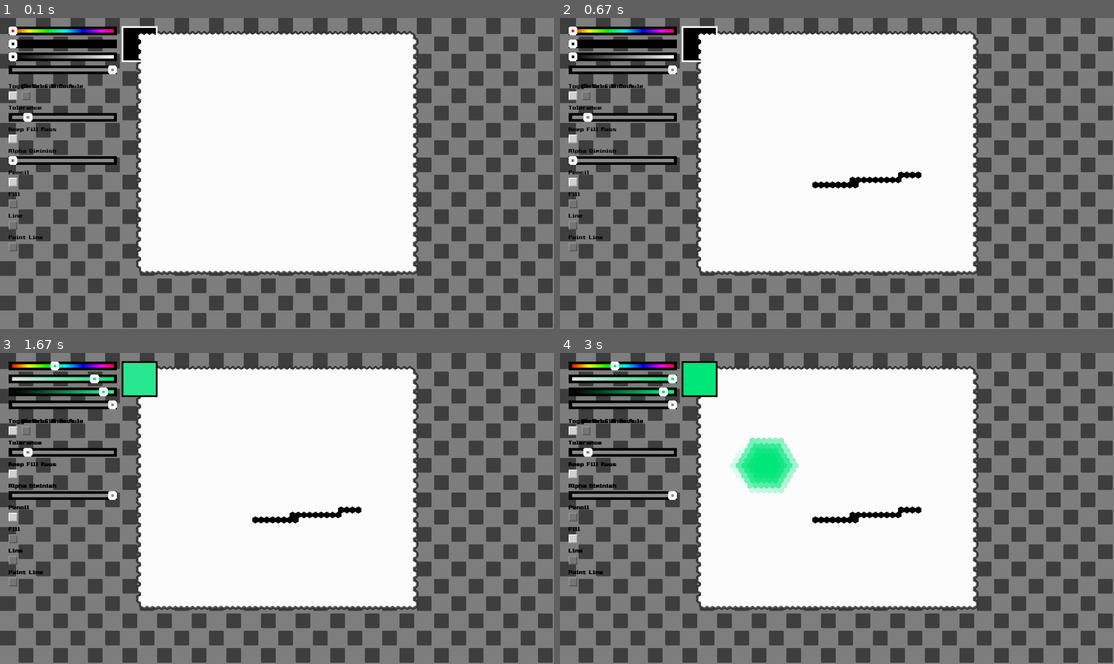
Above: before the commit, frames 1-4 (two rows, left to right).
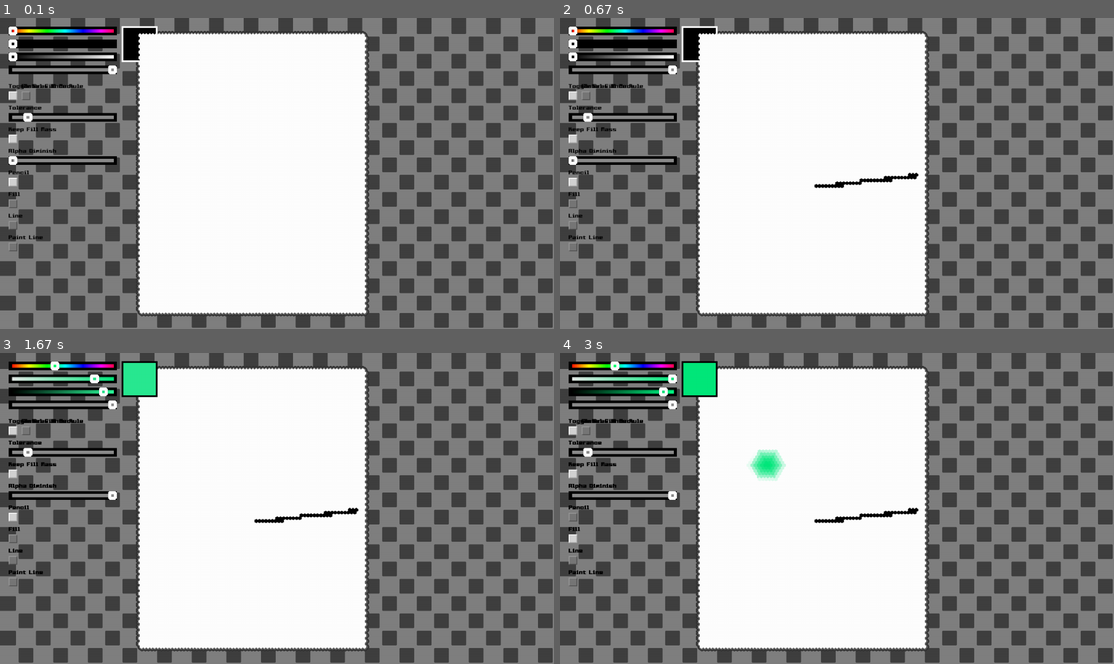
Above: after the commit, the same moments.

Repository: finesden33/Hexpaint
Game: pygame game, started from src/main.py
Same seed, same stepped clock (60 frames per second), same inputs: the game is played once before the commit and once after it.
Inputs (mouse positions are in pixels of both pictures, inside the frame that each line leads up to):
- Up to frame 1 (0.1 s): no input
- Up to frame 2 (0.67 s): press the mouse at (814, 185) at 0.37 s; move the mouse to (914, 176) at 0.47 s; release the mouse at (1014, 164) at 0.6 s
- Up to frame 3 (1.67 s): press the mouse at (60, 496) at 0.7 s; move the mouse to (265, 520) at 0.8 s; release the mouse at (470, 545) at 0.93 s; tap Right Shift at 1 s; press the mouse at (11, 517) at 1.37 s; move the mouse to (249, 552) at 1.47 s; release the mouse at (487, 589) at 1.6 s
- Up to frame 4 (3 s): press the mouse at (620, 377) at 1.7 s; move the mouse to (825, 483) at 1.8 s; release the mouse at (1030, 589) at 1.93 s; tap B at 2 s; click (770, 464) at 2.38 s

The runs differ from the first frame. In frame 1, 14% of the frame differs, in the area x 24-76%, y 4-97%; in frame 2, 14%; in frame 3, 14%; in frame 4, 15%.

Commit message:
touchscreen line bug fixed, and fill lowalpha missing bug

Diff:
--- a/src/aux_code/canvas_foundation.py
+++ b/src/aux_code/canvas_foundation.py
@@ -205,13 +205,13 @@
                     if not keep_mass:
                         curr_alpha = alpha - self.relation(pix) * alpha_dim
                     else:
-                        curr_alpha -= alpha_dim / 10
+                        curr_alpha -= alpha_dim / 10  # TODO: make this 10 be a rate we can change
                     # here we use pix_queue as a priority queue as opposed to in spiral mode (opposite use)
                     if (
                             self.alike(pix, tolerance, alpha_tolerate, relative_rgba) and curr_alpha > 0):
                         pix_queue = pix_queue + [x for x in pix.adj if x not in pix_queue and x not in visited]
                         if pix.alpha != alpha or pix.rgb != colour:
-                            pix.recolour(colour, curr_alpha, overwrite)
+                            # pix.recolour(colour, curr_alpha, overwrite)
                             if draw_inloop:
 
                                 actual_drawn = canv.layers[-1][pix.coord[1]][pix.coord[0]]
--- a/src/aux_code/canvas_system.py
+++ b/src/aux_code/canvas_system.py
@@ -275,6 +275,7 @@
     def get_line(self, p1: tuple[int, int], p2: tuple[int, int], segment_rate: float, screen: pygame.Surface,
                  layer: int, col: tuple[int, int, int], alpha: float, overwrite: bool, temp: bool = False) -> set[tuple[Pixel, tuple[int, int, int, float]]]:
         """makes a line between two points on a hex canvas, and return a list of every pixel on the line"""
+        segment_rate = segment_rate / 2  # to make the line more accurate
         line = set()
         x1, y1, x2, y2, = p1[0], p1[1], p2[0], p2[1]
         delta_x, delta_y = max(x1, x2) - min(x2, x1), y2 - y1
--- a/src/aux_code/event_handling.py
+++ b/src/aux_code/event_handling.py
@@ -6,8 +6,8 @@
 from src.aux_code.pygame_configure import pygame, screen_as_image
 
 
-def event_handler(event: pygame.event, ui: UI, x: int, y: int, just_finished_drawing, just_loaded, layer: int,
-                  running: bool, file_name: str, save_loop: dict) -> tuple[bool, bool, bool]:
+def event_handler(event: pygame.event, ui: UI, x: int, y: int, just_finished_drawing, just_started_drawing, just_loaded, layer: int,
+                  running: bool, file_name: str, save_loop: dict) -> tuple[bool, bool, bool, bool]:
     """handles different events"""
     if event.type == pygame.QUIT:
         running = False
@@ -60,10 +60,11 @@
         ui.tool.rainbow_mode = False
 
     # start drawing (depending on the tool type, this may only hold true for one loop (i.e. for single click tools)
-    elif (event.type == pygame.MOUSEBUTTONDOWN and event.button == 1
+    elif (((event.type == pygame.MOUSEBUTTONDOWN and event.button == 1) or event.type == pygame.FINGERDOWN)
           and not ui.canvas.drawing and (not ui.not_on_canvas(x, y)) # or tool in LINE_TOOLS) TODO?
           and not ui.click_mode):
         ui.canvas.drawing_mode(True, ui.tool)
+        just_started_drawing = True
 
     # finish drawing
     elif event.type == pygame.MOUSEBUTTONUP and event.button == 1 and ui.canvas.drawing:
@@ -88,4 +89,4 @@
     # UI release click event
     elif event.type == pygame.MOUSEBUTTONUP and event.button == 1 and (ui.click_mode or ui.not_on_canvas(x, y)):
         ui.clicking_mode_switch(False)
-    return just_finished_drawing, just_loaded, running
+    return just_finished_drawing, just_started_drawing, just_loaded, running
--- a/src/main.py
+++ b/src/main.py
@@ -18,6 +18,7 @@
     running: bool
     loop_save: dict
     just_finished_drawing: bool
+    just_started_drawing: bool
     just_loaded: bool
     file_name: str | None
 
@@ -34,7 +35,7 @@
         # loop savers
         self.running = True
         self.loop_save = {'pixel_history': [], 'pixels_tobe_coloured': [], 'pixels_drawn': []}
-        self.just_finished_drawing, self.just_loaded = False, False
+        self.just_finished_drawing = self.just_started_drawing = self.just_loaded = False
 
         # start program
         self.run_program()
@@ -48,8 +49,8 @@
             x, y = pygame.mouse.get_pos()
             # handle events
             for event in pygame.event.get():
-                self.just_finished_drawing, self.just_loaded, self.running = (
-                    event_handler(event, self.ui, x, y, self.just_finished_drawing, self.just_loaded,
+                self.just_finished_drawing, self.just_started_drawing, self.just_loaded, self.running = (
+                    event_handler(event, self.ui, x, y, self.just_finished_drawing, self.just_started_drawing, self.just_loaded,
                                   self.layer, self.running, self.file_name, self.loop_save)
                 )
             if self.ui.click_mode:
@@ -91,6 +92,9 @@
     def drawing_logistics(self, alpha, col, x, y, layer) -> None:
         """handles drawing stuff"""
         if self.ui.canvas.drawing:
+            if self.just_started_drawing:
+                self.just_started_drawing = False
+                return
             pixel = self.ui.canvas.pos_gets_pixel(layer, x, y, self.ui.screen)
             if pixel and pixel.drawn and self.ui.tool.enforce_draw_once:
                 return
@@ -101,6 +105,7 @@
             # fixing line skidding (drawing lines between two points in free drawing when moving too fast)
             if self.ui.tool.type in {'PENCIL'} and len(self.loop_save['pixel_history']) > 1:
                 pix1, pix2 = self.loop_save['pixel_history'][-2], self.loop_save['pixel_history'][-1]
+                print(len(self.loop_save['pixel_history']))
                 if pix1[1] is None or pix2[1] is None or pix1[1] not in pix2[1].adj:
                     fix_pixels = list(
                         self.ui.canvas.get_line(pix1[0], pix2[0], self.ui.canvas.layers[layer][0][0].size, self.ui.screen,
@@ -109,9 +114,9 @@
             if pixel or (self.ui.tool.type in LINE_TOOLS and len(self.ui.tool.positions) > 0):
                 pix_to_colour, temporary = self.ui.tool.onclick(pixel, self.ui.canvas, self.ui.screen, layer, (x, y),
                                                                 self.ui.canvas.layers[layer][0][0].size, col, alpha)
-                print(f"pix to colour {len(pix_to_colour)}")
                 self.loop_save['pixels_tobe_coloured'] = pix_to_colour + fix_pixels
-                print(f"pix + fix to colour {len(self.loop_save['pixels_tobe_coloured'])}")
+                # print(f"pix to colour {len(pix_to_colour)}")
+                # print(f"pix + fix to colour {len(self.loop_save['pixels_tobe_coloured'])}")
 
                 if self.ui.tool.type in RECOLOUR_TOOLS and not temporary:  # if this tool is one that recolours pixels
                     for pix, rgba in self.loop_save['pixels_tobe_coloured']:
@@ -173,4 +178,4 @@
 
 
 if __name__ == '__main__':
-    main(17, (48, 48))
+    main(17, (70, 100))
Not shown, changed: .gitignore
